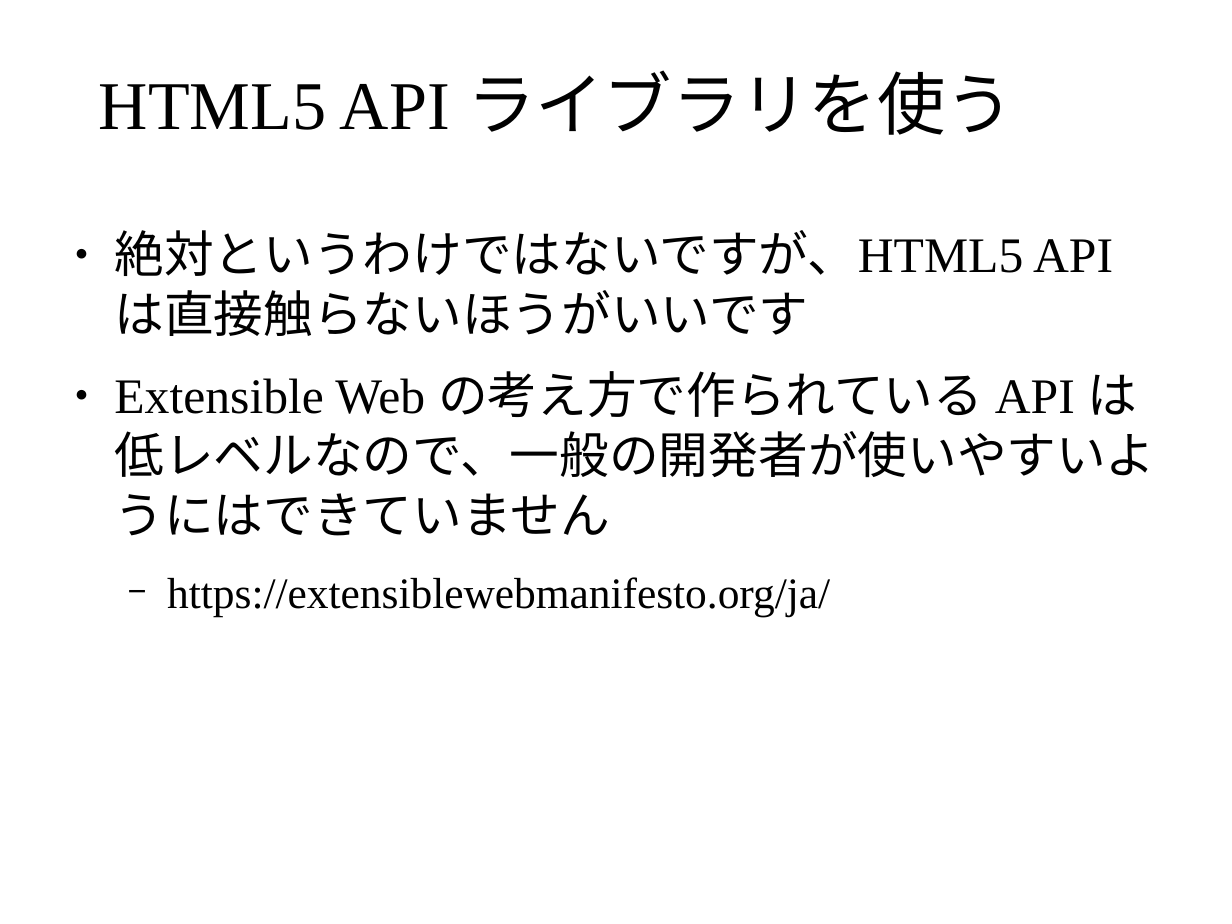
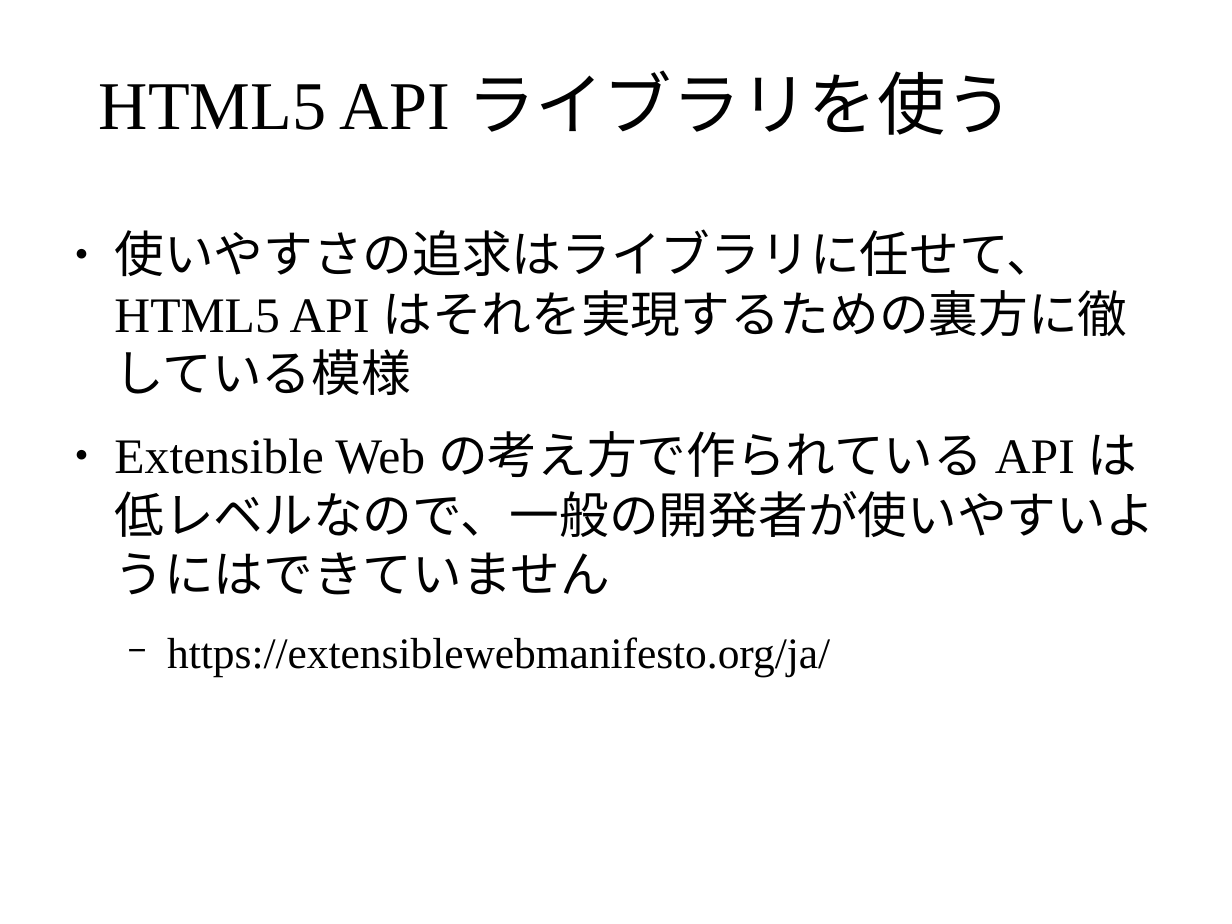
Before and after one commit to masakura/slides, a slide deck: slide 45 of html5jk#1/slide2.odp (slide 32 before the commit). Drawn at 1232x924 pixels with LibreOffice and Linux fonts; fonts in the diff are those of the drawing; background and template pictures are left out. Boxes give left, top, right and bottom in pixels: in the first picture for what was removed or moved away, otherwise in the second. Text is boxed around its words. In the diff, an @@ line names an element or a change of style, - is before the commit and + after.

Commit message:
第二章スライドをよりわかりやすく

```diff
--- a/html5jk#1/slide2.odp
+++ b/html5jk#1/slide2.odp
@@ text at (114, 229, 1127, 395): text changed @@
-● 絶対というわけではないですが、HTML5 API は直接触らないほうがいいです
+● 使いやすさの追求はライブラリに任せて、HTML5 API はそれを実現するための裏方に徹している模様
```
Also in this commit, not shown: 4 other slides changed, 19 slides added.
